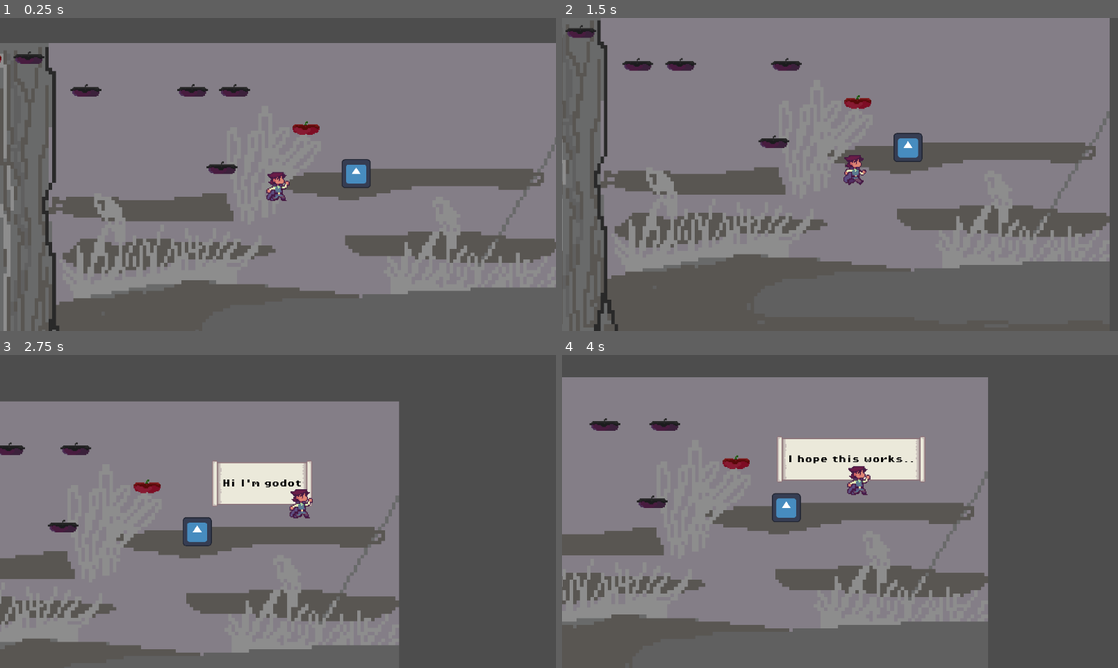
Above: before the commit, frames 1-4 (two rows, left to right).
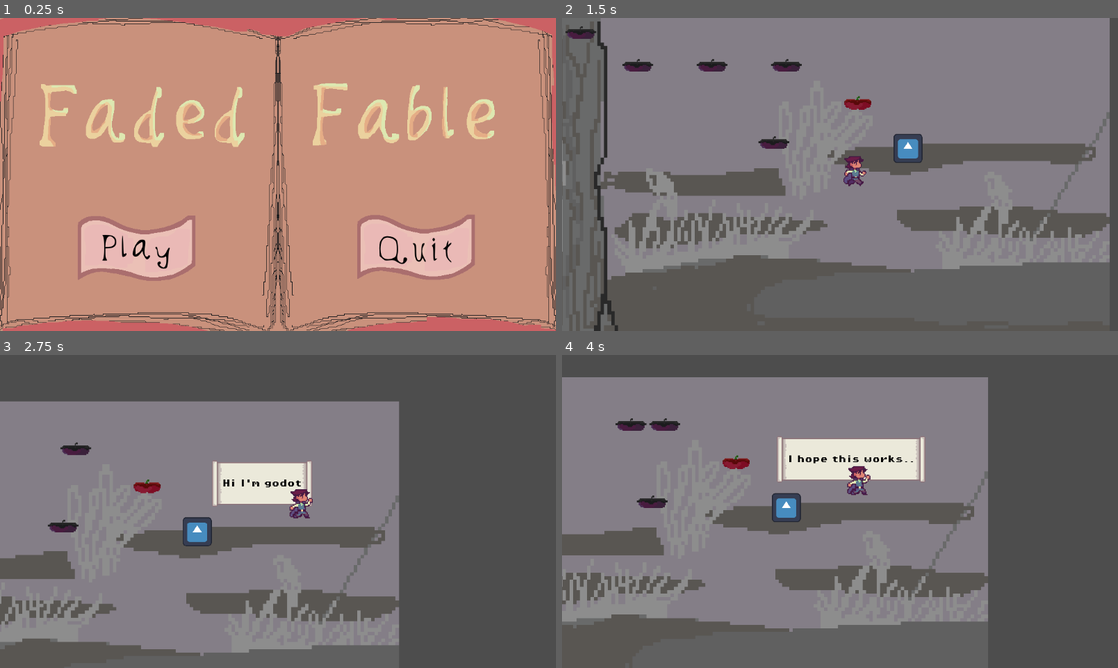
Above: after the commit, the same moments.

Repository: keihwi/Faded-Fable
Game: Godot game, scene res://scenes/title.tscn
The game is run twice, just before and just after one commit, with the same random seed, the same clock (stepped at 60 frames per second) and the same inputs. Before the commit the project starts from res://scenes/game.tscn. The engine's default icon, where the game draws it, is replaced by a stand-in: a white triangle on a blue panel in a dark square.
Inputs (mouse positions are in pixels of both pictures, inside the frame that each line leads up to):
- Up to frame 1 (0.25 s): no input
- Up to frame 2 (1.5 s): click (701, 249) at 0.52 s; hold D (move_right) from 1.28 s (still down); hold E (interact) from 1.28 s (still down)
- Up to frame 3 (2.75 s): keep holding D (move_right); tap Space (jump) at 1.52, 2.27 s; release E (interact) at 2.03 s; tap E (interact) at 2.1 s
- Up to frame 4 (4 s): release D (move_right) at 2.78 s; hold A (move_left) 2.78-3.53 s; hold E (interact) 2.78-3.53 s; hold D (move_right) from 3.53 s (still down); tap E (interact) at 3.6 s; tap Space (jump) at 3.77 s

The runs differ from the first frame. In frame 1, 100% of the frame differs, in the area x 0-100%, y 0-100%; in frame 2, 2.3%; in frame 3, 0.1%; in frame 4, 0.3%.

Commit message:
titlescreen

Diff:
--- a/project.godot
+++ b/project.godot
@@ -11,7 +11,7 @@
 [application]
 
 config/name="Faded Fable"
-run/main_scene="uid://ciu7xwjlcefcf"
+run/main_scene="uid://dwkulq4bcguxq"
 config/features=PackedStringArray("4.4", "Forward Plus")
 config/icon="res://icon.svg"
 
--- /dev/null
+++ b/scenes/title.tscn
@@ -0,0 +1,39 @@
+[gd_scene load_steps=9 format=3 uid="uid://dwkulq4bcguxq"]
+
+[ext_resource type="Script" uid="uid://kns7q6heq7ti" path="res://scripts/title.gd" id="1_4ignj"]
+[ext_resource type="Texture2D" uid="uid://bc4o2e0ftbme6" path="res://assets/title_screen/play_button.png" id="2_b3w7a"]
+[ext_resource type="Texture2D" uid="uid://cjskq08u6o24o" path="res://assets/title_screen/quit_button.png" id="3_4rr2b"]
+[ext_resource type="Texture2D" uid="uid://bonysur24oq6" path="res://assets/title_screen/play_pressed.png" id="3_ia1n6"]
+[ext_resource type="Texture2D" uid="uid://b0smd1pvekigm" path="res://assets/title_screen/play_hover.png" id="4_hiwto"]
+[ext_resource type="Texture2D" uid="uid://bbmleekpdnauo" path="res://assets/title_screen/quit_pressed.png" id="4_yql1r"]
+[ext_resource type="Texture2D" uid="uid://c1hhaua0qvti1" path="res://assets/title_screen/quit_hover.png" id="5_4rr2b"]
+[ext_resource type="Texture2D" uid="uid://prvy0bref65x" path="res://assets/title_screen/wip_title.png" id="5_ia1n6"]
+
+[node name="Title" type="Node2D"]
+script = ExtResource("1_4ignj")
+
+[node name="Play" type="TextureButton" parent="."]
+offset_left = 153.0
+offset_top = 403.0
+offset_right = 415.0
+offset_bottom = 551.0
+texture_normal = ExtResource("2_b3w7a")
+texture_pressed = ExtResource("3_ia1n6")
+texture_hover = ExtResource("4_hiwto")
+
+[node name="Quit" type="TextureButton" parent="."]
+offset_left = 733.0
+offset_top = 400.0
+offset_right = 991.0
+offset_bottom = 553.0
+texture_normal = ExtResource("3_4rr2b")
+texture_pressed = ExtResource("4_yql1r")
+texture_hover = ExtResource("5_4rr2b")
+
+[node name="WipTitle" type="Sprite2D" parent="."]
+z_index = -2
+position = Vector2(576, 324)
+texture = ExtResource("5_ia1n6")
+
+[connection signal="pressed" from="Play" to="." method="_on_play_pressed"]
+[connection signal="pressed" from="Quit" to="." method="_on_quit_pressed"]
--- /dev/null
+++ b/scripts/title.gd
@@ -0,0 +1,9 @@
+extends Node2D
+
+
+func _on_play_pressed() -> void:
+	get_tree().change_scene_to_file("res://scenes/game.tscn")
+
+
+func _on_quit_pressed() -> void:
+	get_tree().quit()
Binary file added: assets/title_screen/play_button.png
Not shown, added: assets/title_screen/play_button.png.import
Binary file added: assets/title_screen/play_hover.png
Not shown, added: assets/title_screen/play_hover.png.import
Binary file added: assets/title_screen/play_pressed.png
Not shown, added: assets/title_screen/play_pressed.png.import
Binary file added: assets/title_screen/quit_button.png
Not shown, added: assets/title_screen/quit_button.png.import
Binary file added: assets/title_screen/quit_hover.png
Not shown, added: assets/title_screen/quit_hover.png.import
Binary file added: assets/title_screen/quit_pressed.png
Not shown, added: assets/title_screen/quit_pressed.png.import
(and 7 more such lines)
